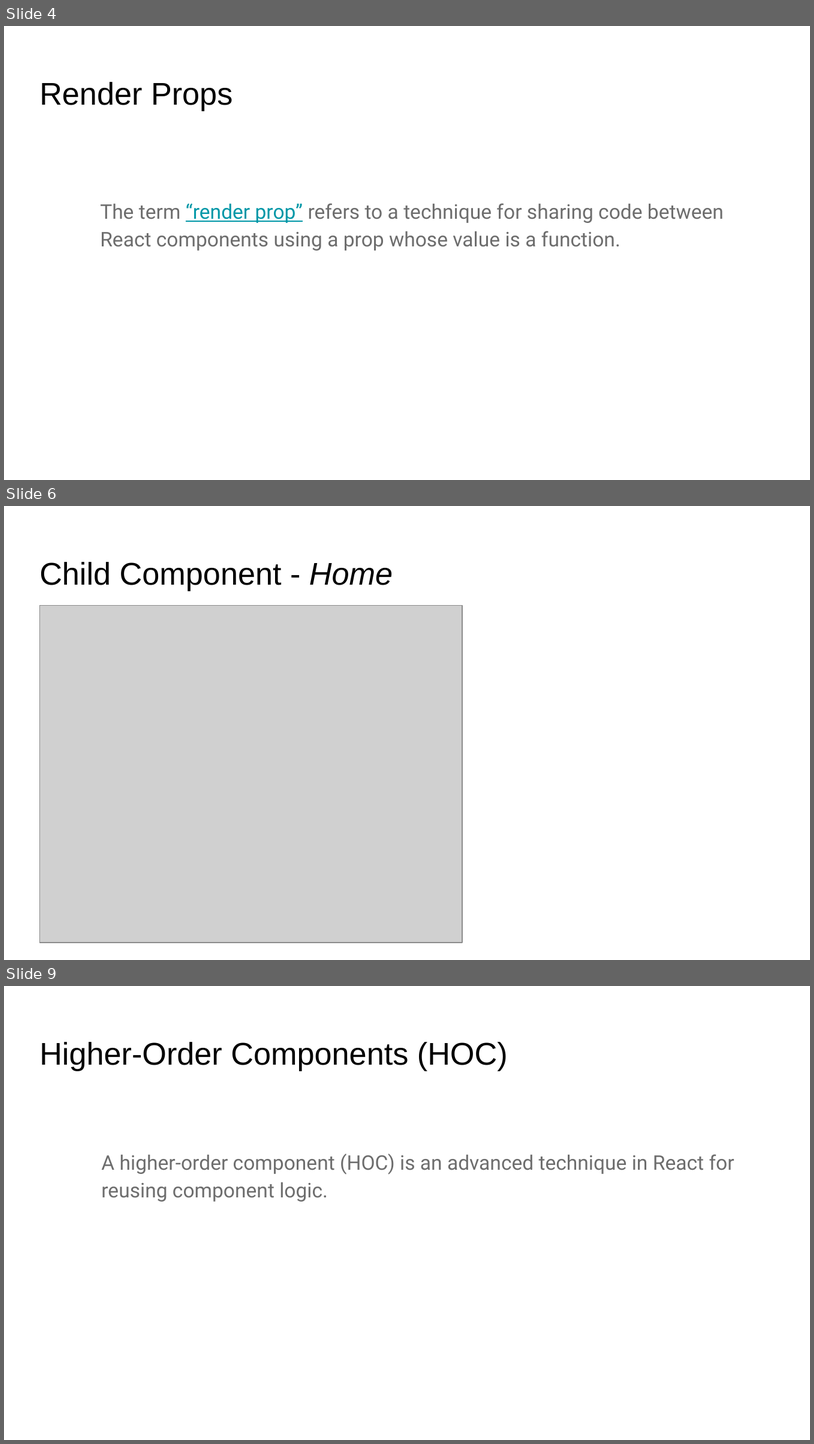
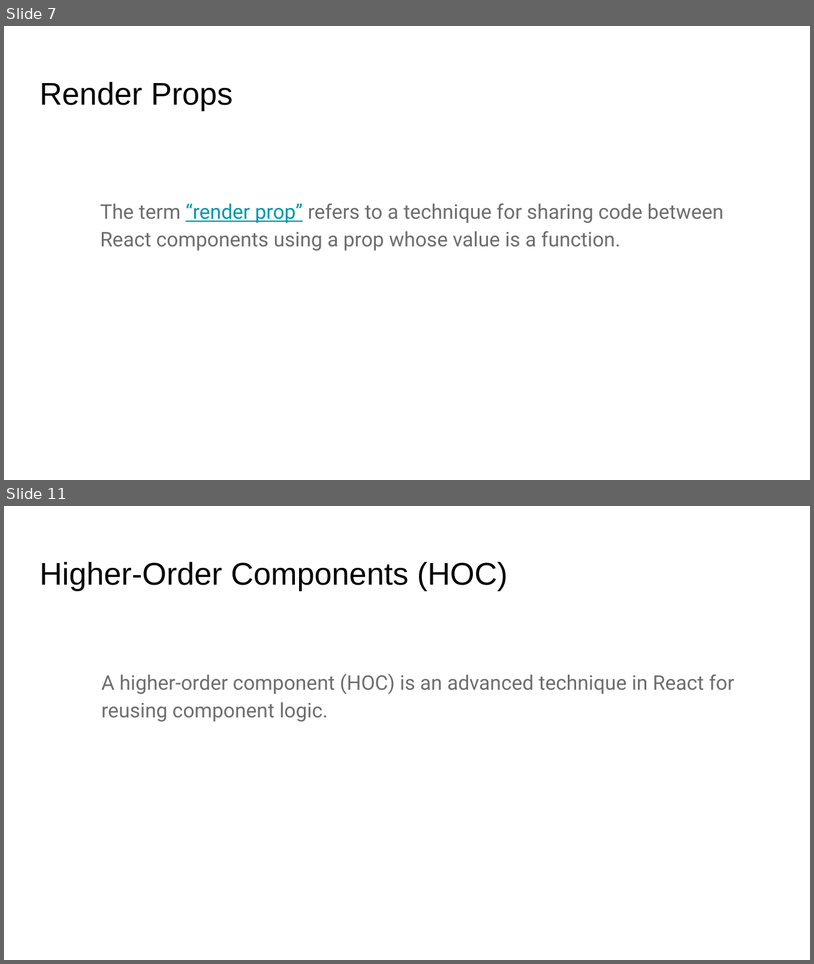
Before and after one commit to ridoansaleh/sharing-business-logic, a slide deck: docs/Sharing Common Logic Between Components.pptx. Shown one above the other, each under a label of ours: slides 4, 6 and 9 before the commit, slides 7 and 11 after it; the slides between them are not shown. The pictures are 814x1444 and 814x964 pixels, drawn with LibreOffice and Linux fonts; fonts in the diff are those of the drawing; grey boxes stand for pictures. Boxes give left, top, right and bottom in pixels: in the first picture for what was removed or moved away, otherwise in the second. Text is boxed around its words. In the diff, an @@ line names an element or a change of style, - is before the commit and + after.

Commit message:
update docs and add children props (#2)

```diff
--- a/docs/Sharing Common Logic Between Components.pptx
+++ b/docs/Sharing Common Logic Between Components.pptx
@@ slide 6 removed at [4, 506, 810, 960], background #FFFFFF @@
@@ title removed at [39, 562, 393, 591] @@
-Child Component - Home
@@ picture removed at [39, 605, 462, 942] @@
@@ what was slide 4 is now slide 7 @@
@@ what was slide 9 is now slide 11 @@
```
Also in this commit, not shown: 7 slides changed, 6 slides added, 3 other slides removed, 7 other files.
